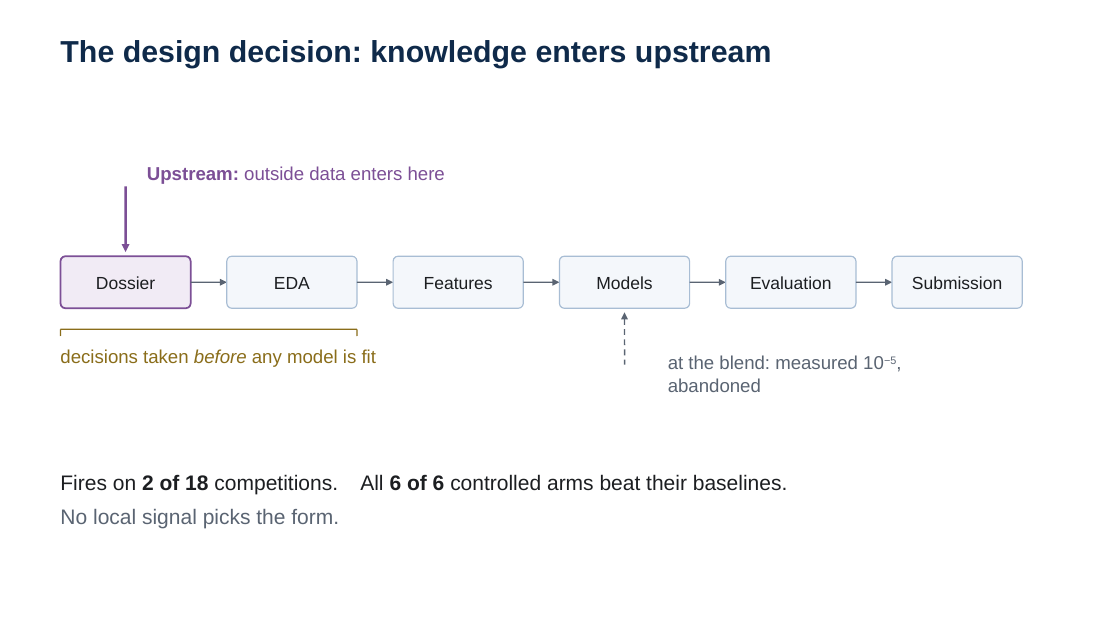
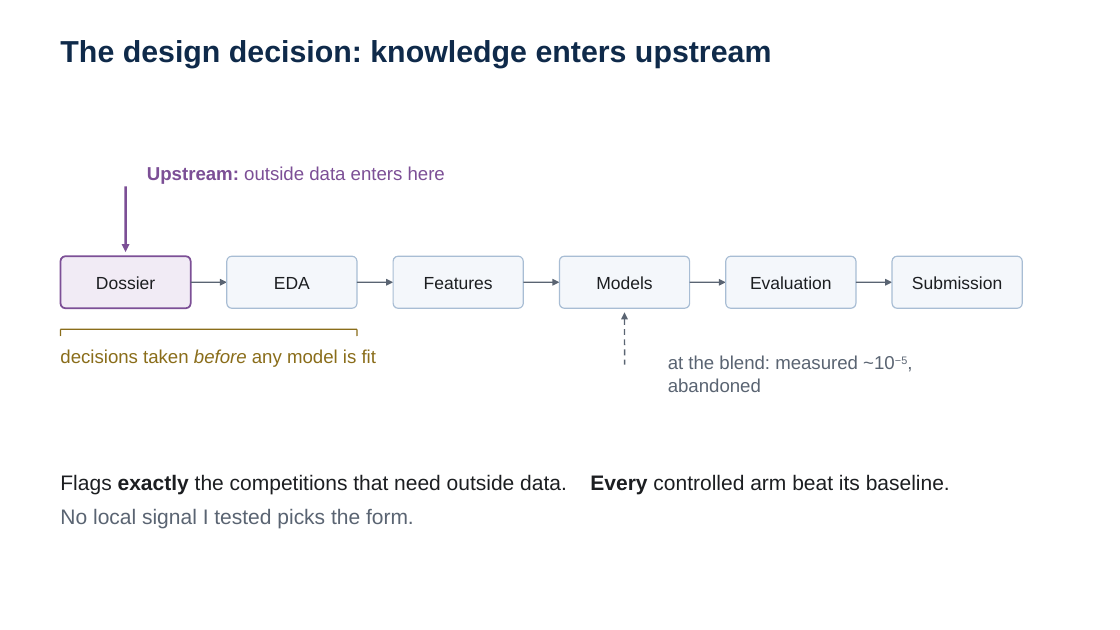
Before and after one commit to 930731haohao-afk/kaggle-agent, a slide deck: slide 2 of docs/presentation/slides_4min.pptx. Drawn at 1120x630 pixels with LibreOffice and Linux fonts; fonts in the diff are those of the drawing. Boxes give left, top, right and bottom in pixels: in the first picture for what was removed or moved away, otherwise in the second. Text is boxed around its words. In the diff, an @@ line names an element or a change of style, - is before the commit and + after.

```diff
--- a/docs/presentation/slides_4min.pptx
+++ b/docs/presentation/slides_4min.pptx
@@ text at <box>668,355,907,369</box>: text changed @@
-at the blend: measured 10−5,
+at the blend: measured ~10−5,
@@ text at <box>60,474,950,495</box>: text changed @@
-Fires on 2 of 18 competitions. All 6 of 6 controlled arms beat their baselines.
+Flags exactly the competitions that need outside data. Every controlled arm beat its baseline.
@@ text at <box>60,509,414,528</box>: text changed @@
-No local signal picks the form.
+No local signal I tested picks the form.
```
Also in this commit, not shown: 2 other slides changed, 18 other files.
